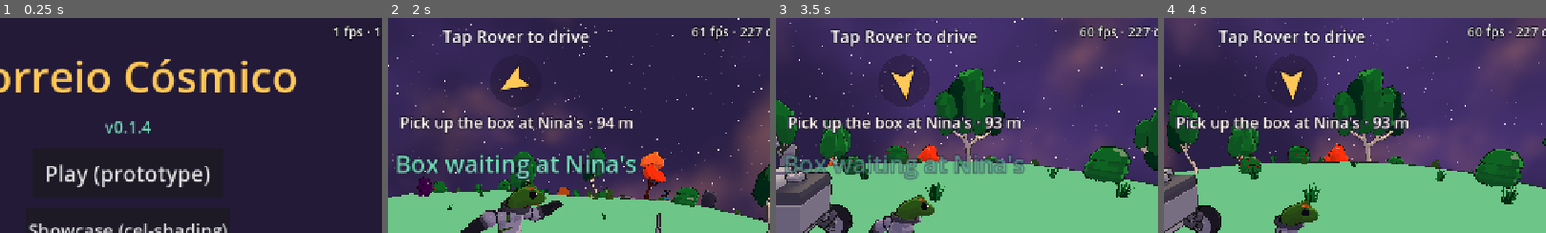
Above: before the commit, frames 1-4 (left to right).
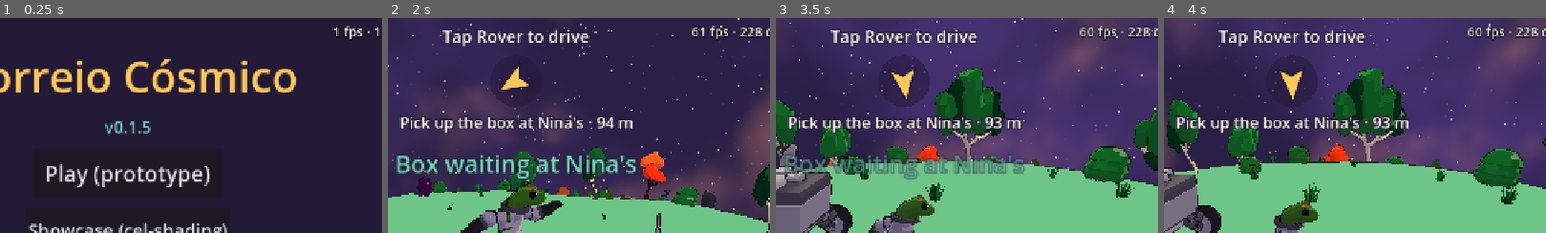
Above: after the commit, the same moments.

Repository: Curio2560/cozy-space-game
Game: Godot game, scene res://scenes/ui/boot.tscn
Same seed, same stepped clock (60 frames per second), same inputs: the game is played once before the commit and once after it.
Inputs (mouse positions are % of the whole screen's width and height, from its top left):
- Up to frame 1 (0.25 s): no input
- Up to frame 2 (2 s): click "Play (prototype)" at 0.5 s; tap Enter at 1.25 s; move the mouse to (72, 45) at 1.27 s; hold D (move_right) from 1.28 s (still down); hold E (action) from 1.28 s (still down); click (72, 45) at 1.42 s; tap Space (jump) at 1.52 s
- Up to frame 3 (3.5 s): release D (move_right) at 2 s; release E (action) at 2 s; drag from (30, 55) to (45, 70) at 2.02 s; move the mouse to (60, 28) at 2.77 s; hold D (move_right) from 2.78 s (still down); tap J (look_left) at 2.85 s; click (60, 28) at 2.92 s
- Up to frame 4 (4 s): release D (move_right) at 3.5 s; drag from (45, 70) to (20, 35) at 3.52 s
The pictures show only the part of the screen within x 33-83%, y 2-52%; the shares and areas given below are measured in that part.

The runs differ from the first frame. In frame 1, 0.1% of the frame differs, in the area x 37-40%, y 48-54%; in frame 2, less than 0.1%; in frame 3, less than 0.1%; in frame 4, less than 0.1%.

Commit message:
Explosão do rover para se ver, depois renascer com o rover
- Câmara lenta no início, o rover salta pelo ar a rodopiar e fica
  carbonizado (overlay escuro), a câmara afasta-se e sobe; ~4 s a ver os
  destroços; o ecrã escurece, renasces na base com o rover novo e clareia.
- DebugMenu: linhas de texto deixam de ser lidas logo que a cena dona sai
  (corrige um erro intermitente 'Bad address index' nos testes).

Refs #17

Co-Authored-By: Claude Opus 5.5 <noreply@anthropic.com>

Diff:
--- a/i18n/strings.csv
+++ b/i18n/strings.csv
@@ -50,3 +50,4 @@
 DBG_ROVER_AIR,Rover air alignment,Alinhamento no ar
 DBG_SKY_BRIGHT,Sky brightness,Brilho do céu
 DBG_SKY_NEBULA,Nebula strength,Intensidade da nebulosa
+TOAST_ROVER_EXPLODED,The rover exploded!,O rover explodiu!
--- a/project.godot
+++ b/project.godot
@@ -4,7 +4,7 @@
 [application]
 
 config/name="Correio Cósmico"
-config/version="0.1.4"
+config/version="0.1.5"
 run/main_scene="res://scenes/ui/boot.tscn"
 config/features=PackedStringArray("4.7", "GL Compatibility")
 config/icon="res://assets/icon/icon_512.png"
--- a/src/debug/debug_menu.gd
+++ b/src/debug/debug_menu.gd
@@ -135,7 +135,11 @@
 		return null
 	var l := Label.new()
 	l.add_theme_font_size_override("font_size", 20)
-	_labels.append([l, getter])
+	var pair := [l, getter]
+	_labels.append(pair)
+	# Deixar de chamar o getter logo que o dono sai (não esperar pelo queue_free da linha).
+	if owner_node != self:
+		owner_node.tree_exiting.connect(func() -> void: _labels.erase(pair), CONNECT_ONE_SHOT)
 	return _add(owner_node, l)
 
 func _add(owner_node: Node, c: Control) -> Control:
--- a/src/game/planet_run.gd
+++ b/src/game/planet_run.gd
@@ -5,7 +5,12 @@
 const ENTER_DISTANCE := 5.0
 const REPAIR_RADIUS := 16.0 # junto ao posto avançado
 const REPAIR_RATE := 20.0 # vida por segundo, parado junto à base
-const RESPAWN_DELAY := 2.6
+const WRECK_TIME := 4.2 # segundos (reais) a ver os destroços antes de escurecer
+const FADE_TIME := 0.5
+const SLOWMO := 0.4 # câmara lenta no início da explosão
+const SLOWMO_TIME := 0.9
+const RESPAWN_DELAY := WRECK_TIME + FADE_TIME * 2.0 # tempo total até voltar a jogar
+const CAM_WRECK := {"distance": 13.0, "pitch": -0.55, "focus_height": 1.0, "auto_return_delay": 999.0}
 const EXPLOSION := "res://assets/BinbunVFX_Vol2/ExplosionFX/effects/ground/vfx_ground_explosion_01.tscn"
 const CAM_FOOT := {"distance": 6.5, "pitch": -0.42, "focus_height": 1.2, "auto_return_delay": 1.6}
 const CAM_ROVER := {"distance": 9.5, "pitch": -0.36, "focus_height": 1.6, "auto_return_delay": 0.35}
@@ -189,18 +194,27 @@
 	for k: String in profile:
 		camera.set(k, profile[k])
 
-## Explosão do rover: efeito, a encomenda falha e, passado um pouco, renasces na base
-## com o rover reparado.
+## Explosão do rover: um momento para ver. Câmara lenta, o carro salta carbonizado, a câmara
+## afasta-se; depois o ecrã escurece, renasces na base com o rover novo e o ecrã volta a clarear.
+## A encomenda em curso falha.
 func _on_rover_destroyed() -> void:
 	respawning = true
 	spawn_explosion(rover.global_position, rover.planet_up())
-	rover.visible = false
-	rover.freeze = true
+	rover.wreck()
+	if driving:
+		camera.set_target(rover, rover.forward())
+	_apply_camera(CAM_WRECK)
+	camera.target_facing = Callable()
+	deliveries.hud.toast(tr("TOAST_ROVER_EXPLODED"))
 	if deliveries.session and deliveries.session.fail_active():
-		deliveries.hud.toast(tr("TOAST_ORDER_LOST"))
-	await get_tree().create_timer(RESPAWN_DELAY).timeout
+		deliveries.hud.toast(tr("TOAST_ROVER_EXPLODED") + "\n" + tr("TOAST_ORDER_LOST"))
+	Engine.time_scale = SLOWMO
+	await _real_seconds(SLOWMO_TIME)
+	Engine.time_scale = 1.0
+	await _real_seconds(WRECK_TIME - SLOWMO_TIME)
 	if not is_inside_tree():
 		return
+	await _fade(1.0)
 	if driving:
 		driving = false
 		rover.driven = false
@@ -211,7 +225,22 @@
 	spawn_near(planet.data.outpost_dir, planet.data.posts[0], 9.0)
 	rover.restore()
 	_park_rover_near_player()
+	await _fade(0.0)
 	respawning = false
+
+func _real_seconds(t: float) -> void:
+	await get_tree().create_timer(t, true, false, true).timeout
+
+var _fade_rect: ColorRect
+
+## Escurece (1.0) ou clareia (0.0) o ecrã.
+func _fade(to_alpha: float) -> void:
+	var tw := create_tween().set_ignore_time_scale(true)
+	tw.tween_property(_fade_rect, "color:a", to_alpha, FADE_TIME)
+	await tw.finished
+
+func _exit_tree() -> void:
+	Engine.time_scale = 1.0
 
 func spawn_explosion(pos: Vector3, up: Vector3) -> Node3D:
 	var fx: Node3D = (load(EXPLOSION) as PackedScene).instantiate()
@@ -314,6 +343,14 @@
 	back.custom_minimum_size = Vector2(160, 64)
 	back.pressed.connect(func() -> void: get_tree().change_scene_to_file("res://scenes/ui/boot.tscn"))
 	hud.add_child(back)
+	var fade_layer := CanvasLayer.new()
+	fade_layer.layer = 50
+	add_child(fade_layer)
+	_fade_rect = ColorRect.new()
+	_fade_rect.set_anchors_and_offsets_preset(Control.PRESET_FULL_RECT)
+	_fade_rect.color = Color(0.08, 0.05, 0.12, 0.0)
+	_fade_rect.mouse_filter = Control.MOUSE_FILTER_IGNORE
+	fade_layer.add_child(_fade_rect)
 	_hint = Label.new()
 	_hint.set_anchors_and_offsets_preset(Control.PRESET_CENTER_TOP)
 	_hint.grow_horizontal = Control.GROW_DIRECTION_BOTH
--- a/src/vehicle/rover.gd
+++ b/src/vehicle/rover.gd
@@ -201,6 +201,16 @@
 	health = minf(health + amount, max_health)
 	health_changed.emit(health, max_health)
 
+## Destroços: o rover salta pelo ar a rodopiar e fica carbonizado (para se ver a explosão).
+func wreck() -> void:
+	driven = false
+	throttle = 0.0
+	steer = 0.0
+	_set_charred(true)
+	var u := planet_up()
+	apply_central_impulse(u * mass * 9.0 + forward() * mass * 1.5)
+	apply_torque_impulse((global_basis.x * 1.2 + global_basis.z * 0.6) * mass * 2.5)
+
 ## Volta a pôr o rover inteiro (depois de explodir).
 func restore() -> void:
 	alive = true
@@ -208,7 +218,26 @@
 	_bump_cd = 1.0
 	visible = true
 	freeze = false
+	_set_charred(false)
 	health_changed.emit(health, max_health)
+
+static var _char_mat: StandardMaterial3D
+
+func is_charred() -> bool:
+	return has_meta(&"charred")
+
+func _set_charred(on: bool) -> void:
+	if _char_mat == null:
+		_char_mat = StandardMaterial3D.new()
+		_char_mat.shading_mode = BaseMaterial3D.SHADING_MODE_UNSHADED
+		_char_mat.transparency = BaseMaterial3D.TRANSPARENCY_ALPHA
+		_char_mat.albedo_color = Color(0.08, 0.05, 0.06, 0.72)
+	for mi in find_children("*", "MeshInstance3D", true, false):
+		(mi as MeshInstance3D).material_overlay = _char_mat if on else null
+	if on:
+		set_meta(&"charred", true)
+	elif has_meta(&"charred"):
+		remove_meta(&"charred")
 
 func _check_flip(delta: float, u: Vector3) -> void:
 	if global_basis.y.normalized().dot(u) < 0.35 and linear_velocity.length() < 4.0:
--- a/tests/unit/test_rover_health.gd
+++ b/tests/unit/test_rover_health.gd
@@ -45,7 +45,18 @@
 	assert_eq(o.state, DeliveryOrder.State.FAILED, "a encomenda devia falhar")
 	assert_eq(o.paid, 0)
 	assert_true(run.respawning)
-	await wait_seconds(run.RESPAWN_DELAY + 0.5)
+	# Durante a explosão vê-se o carro: visível, carbonizado, câmara mais afastada, câmara lenta.
+	assert_true(run.rover.visible, "o carro devia continuar à vista a explodir")
+	assert_true(run.rover.is_charred())
+	assert_lt(Engine.time_scale, 1.0, "devia começar em câmara lenta")
+	assert_eq(run.camera.distance, run.CAM_WRECK.distance)
+	await wait_seconds(2.0)
+	assert_true(run.respawning, "ainda não devia ter renascido (dá tempo para ver)")
+	assert_true(run.rover.visible)
+	await wait_seconds(run.RESPAWN_DELAY)
+	assert_eq(Engine.time_scale, 1.0, "a câmara lenta devia ter acabado")
+	assert_almost_eq(run._fade_rect.color.a, 0.0, 0.01, "o ecrã devia voltar a clarear")
+	assert_false(run.rover.is_charred(), "o rover novo não vem carbonizado")
 	assert_false(run.respawning)
 	assert_false(run.driving, "devia renascer a pé")
 	assert_true(run.player.visible)
Binary file added: docs/art/explosao-sequencia.png
Not shown, added: docs/art/explosao-sequencia.png.import
Not shown, changed: export_presets.cfg
